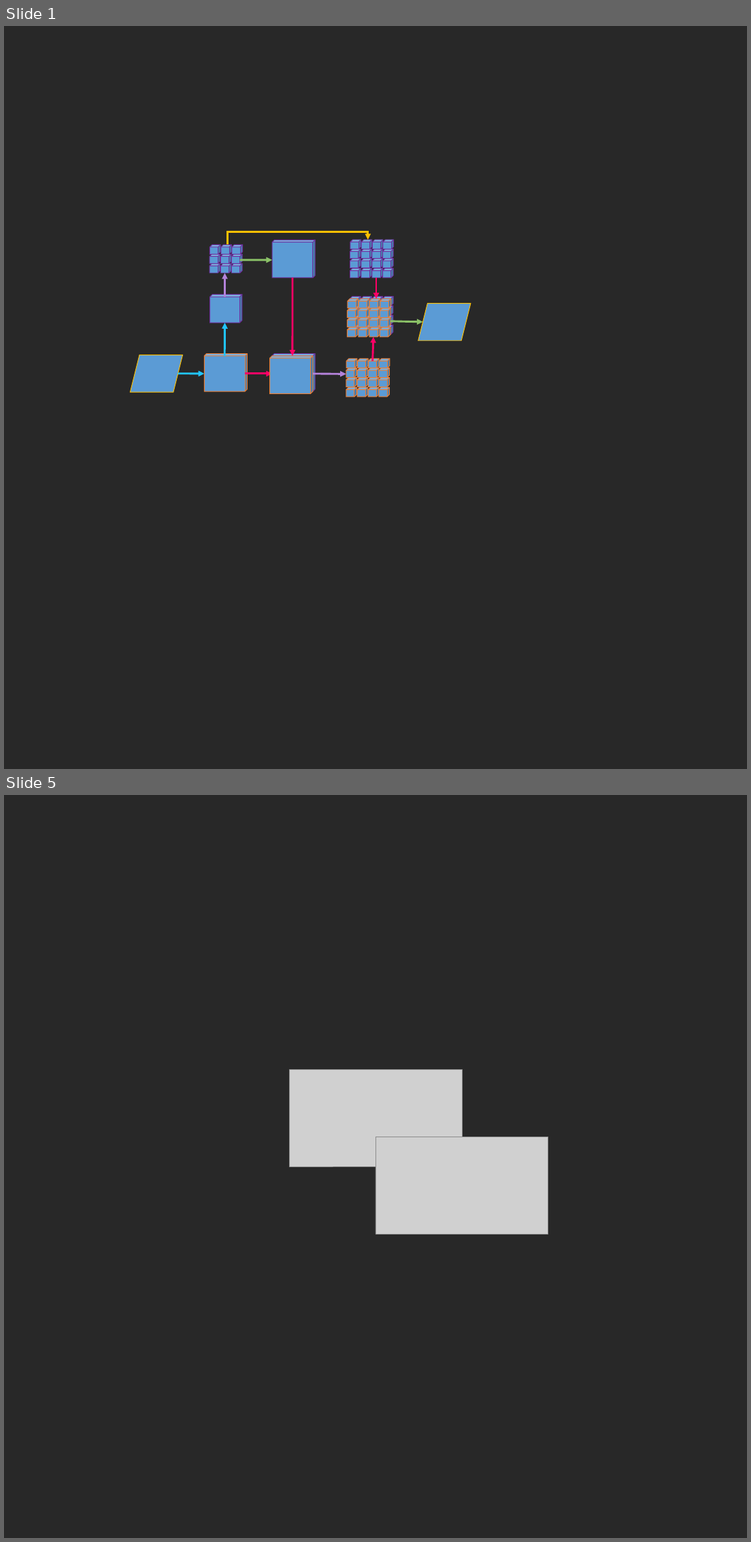
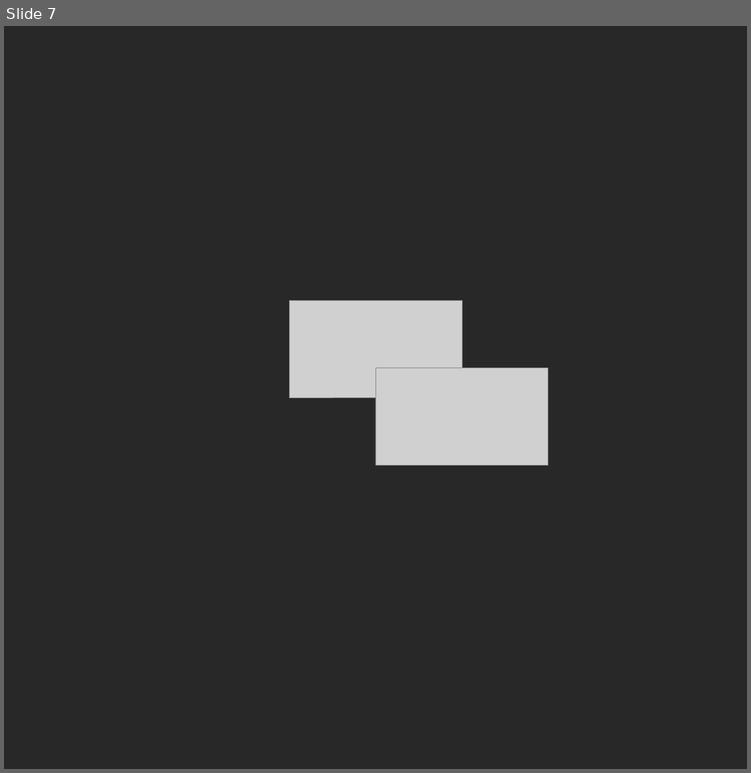
Before and after one commit to toonnyy8/ncku, a slide deck: dl2020/medium/img.pptx. Shown one above the other, each under a label of ours: slides 1 and 5 before the commit, slide 7 after it; the slides between them are not shown. The pictures are 751x1542 and 751x773 pixels, drawn with LibreOffice and Linux fonts; fonts in the diff are those of the drawing; grey boxes stand for pictures. Boxes give left, top, right and bottom in pixels: in the first picture for what was removed or moved away, otherwise in the second. Text is boxed around its words. In the diff, an @@ line names an element or a change of style, - is before the commit and + after.

```diff
--- a/dl2020/medium/img.pptx
+++ b/dl2020/medium/img.pptx
@@ slide 1 removed at <box>4,26,747,769</box>, background #282828 @@
@@ elbow arrow removed from (227, 244) to (368, 240) @@
@@ group removed at <box>209,244,242,273</box>: 9 cubes @@
@@ cube removed at <box>272,240,315,278</box> @@
@@ arrow removed from (240, 260) to (272, 260) @@
@@ group removed at <box>350,240,394,278</box>: 16 cubes @@
@@ arrow removed from (225, 297) to (225, 273) @@
@@ arrow removed from (292, 278) to (292, 356) @@
@@ arrow removed from (376, 278) to (376, 299) @@
@@ cube removed at <box>210,294,242,322</box> @@
@@ parallelogram removed at <box>418,303,470,340</box> @@
@@ arrow removed from (224, 356) to (225, 322) @@
@@ group removed at <box>347,296,393,337</box>: 32 cubes @@
@@ arrow removed from (390, 321) to (423, 322) @@
@@ arrow removed from (373, 361) to (373, 337) @@
@@ parallelogram removed at <box>130,355,183,392</box> @@
@@ cube removed at <box>204,354,247,391</box> @@
@@ cube removed at <box>270,356,313,393</box> @@
@@ cube removed at <box>272,354,315,391</box> @@
@@ arrow removed from (178, 373) to (204, 373) @@
@@ arrow removed from (245, 373) to (272, 373) @@
@@ arrow removed from (313, 373) to (346, 373) @@
@@ group removed at <box>346,359,390,397</box>: 16 cubes @@
@@ what was slide 5 is now slide 7 @@
```
Also in this commit, not shown: 2 slides changed, 4 slides added, 1 other slide removed, 8 other files.
